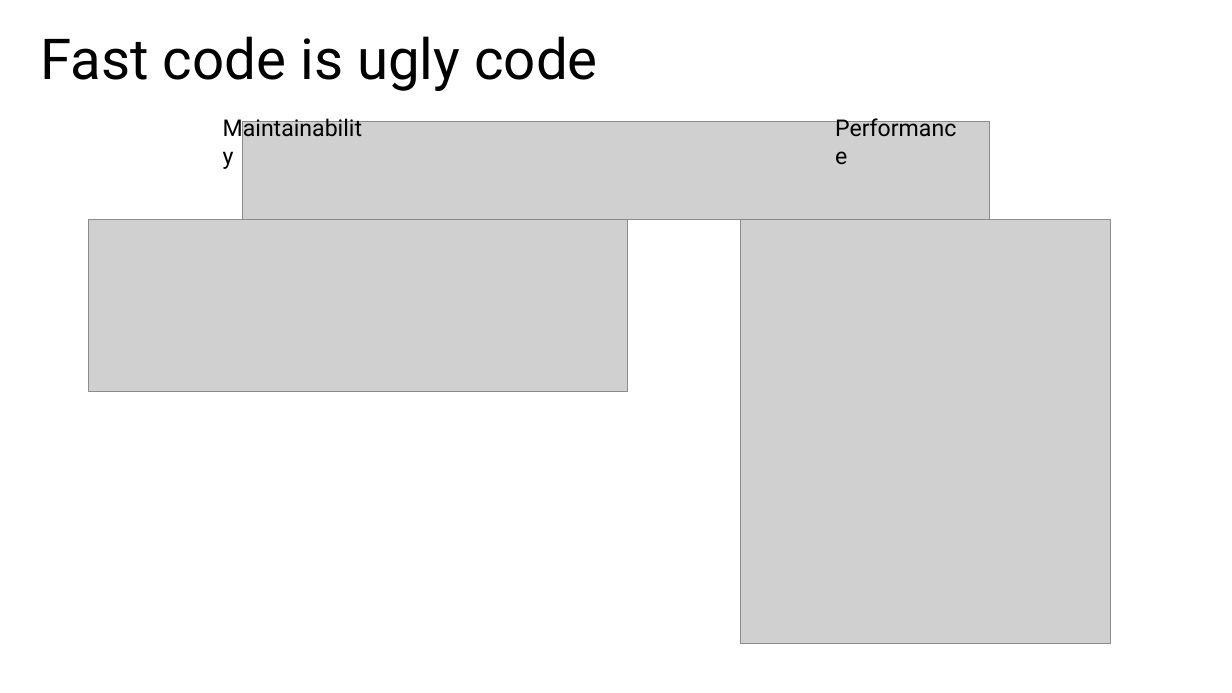
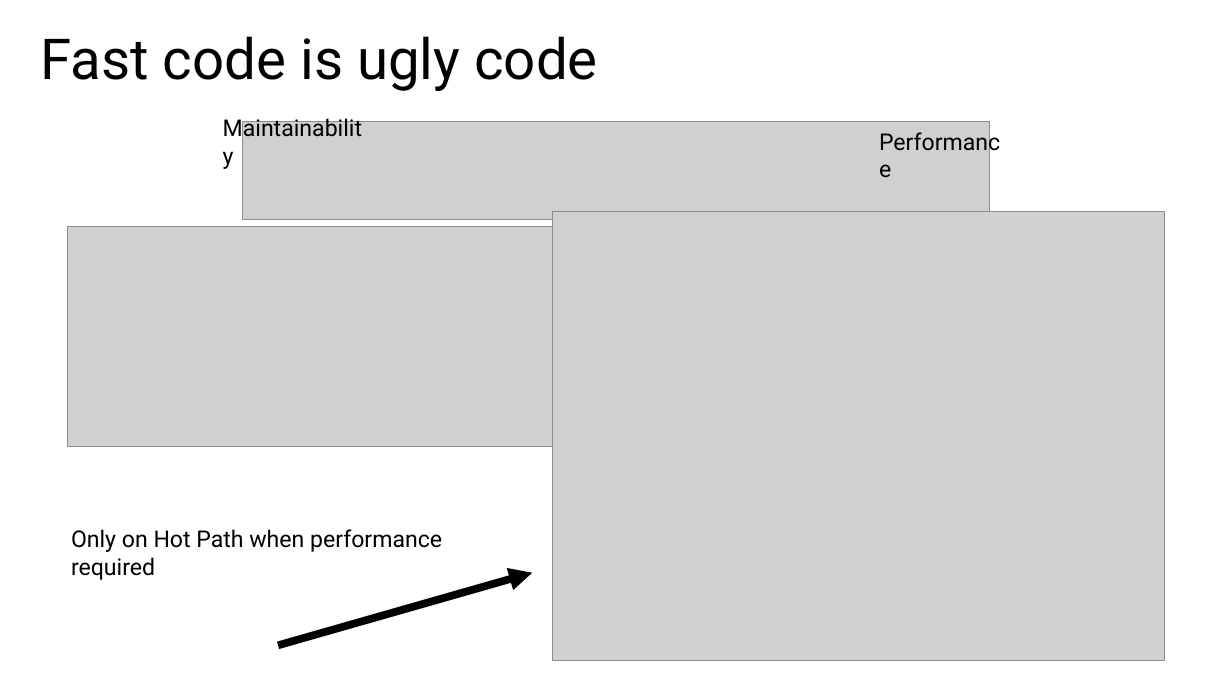
Before and after one commit to jeanhibbert/PerfDemo, a slide deck: slide 2 of PerfDemo.pptx. Drawn at 1232x693 pixels with LibreOffice and Linux fonts; fonts in the diff are those of the drawing; grey boxes stand for pictures. Boxes give left, top, right and bottom in pixels: in the first picture for what was removed or moved away, otherwise in the second. Text is boxed around its words. In the diff, an @@ line names an element or a change of style, - is before the commit and + after.

```diff
--- a/PerfDemo.pptx
+++ b/PerfDemo.pptx
@@ text "Performance": place and size @@
-text "Performance" at box(826, 109, 975, 146)
+text "Performance" at box(871, 123, 1019, 160)
@@ picture: place and size @@
-picture at box(89, 219, 628, 391)
+picture at box(67, 226, 553, 446)
@@ picture: place and size @@
-picture at box(741, 219, 1112, 643)
+picture at box(553, 212, 1165, 661)
@@ text added at box(71, 529, 442, 580), 18 pt, text #000000 @@
+Only on Hot Path when performance required
@@ arrow added from (278, 645) to (532, 573), #000000 6 pt @@
```
Also in this commit, not shown: 5 other slides changed, 1 slide added, 2 slides removed, 16 other files.
